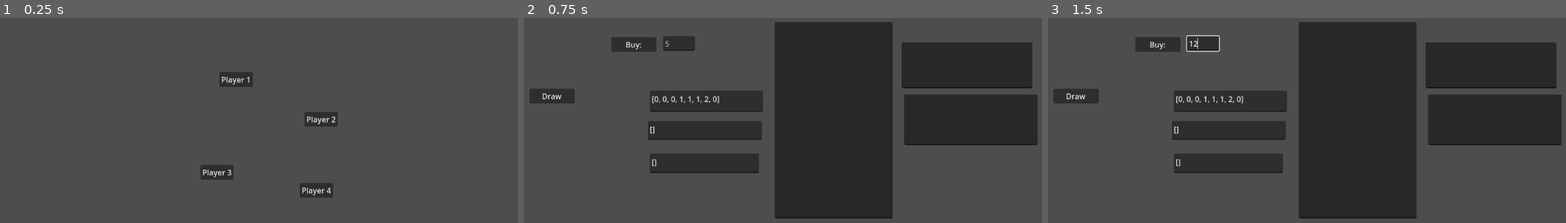
Above: before the commit, frames 1-3 (left to right).
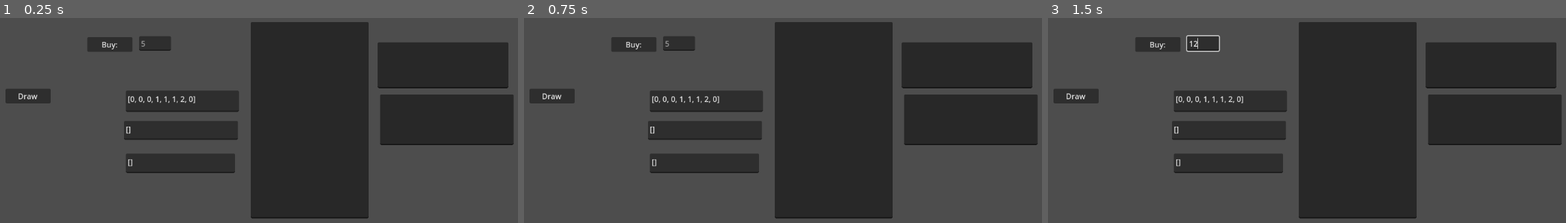
Above: after the commit, the same moments.

Repository: AdminL3/El-Dorado-Assistent
Game: Godot game, scene res://scenes/game.tscn
The game is run twice, just before and just after one commit, with the same random seed, the same clock (stepped at 60 frames per second) and the same inputs.
Inputs (mouse positions are in pixels of both pictures, inside the frame that each line leads up to):
- Up to frame 1 (0.25 s): no input
- Up to frame 2 (0.75 s): click (762, 79) at 0.5 s, where only the run before the commit has a clickable "Player 1"
- Up to frame 3 (1.5 s): click (1203, 42) at 1.27 s; type "12" at 1.35 s

The runs differ from the first frame. In frame 1, 41% of the frame differs, in the area x 1-100%, y 2-98%; in frame 2, nothing differs; in frame 3, nothing differs.

Commit message:
removed player selection
cuz no neeed

Diff:
--- a/scenes/game.tscn
+++ b/scenes/game.tscn
@@ -5,54 +5,7 @@
 [node name="Game" type="Node2D"]
 script = ExtResource("1_6hv34")
 
-[node name="IntroCAM" type="Camera2D" parent="."]
-position = Vector2(-1152, -648)
-anchor_mode = 0
-
-[node name="1" type="Button" parent="IntroCAM"]
-layout_direction = 1
-offset_left = 505.0
-offset_top = 214.0
-offset_right = 575.0
-offset_bottom = 245.0
-size_flags_horizontal = 4
-size_flags_vertical = 4
-text = "Player 1
-"
-
-[node name="2" type="Button" parent="IntroCAM"]
-layout_direction = 1
-offset_left = 684.0
-offset_top = 298.0
-offset_right = 754.0
-offset_bottom = 329.0
-size_flags_horizontal = 4
-size_flags_vertical = 4
-text = "Player 2
-"
-
-[node name="3" type="Button" parent="IntroCAM"]
-layout_direction = 1
-offset_left = 465.0
-offset_top = 410.0
-offset_right = 535.0
-offset_bottom = 441.0
-size_flags_horizontal = 4
-size_flags_vertical = 4
-text = "Player 3
-"
-
-[node name="4" type="Button" parent="IntroCAM"]
-layout_direction = 1
-offset_left = 674.0
-offset_top = 448.0
-offset_right = 744.0
-offset_bottom = 479.0
-size_flags_horizontal = 4
-size_flags_vertical = 4
-text = "Player 4"
-
-[node name="PlayerCAM" type="Camera2D" parent="."]
+[node name="Camera" type="Camera2D" parent="."]
 anchor_mode = 0
 enabled = false
 
@@ -116,9 +69,5 @@
 offset_right = 538.0
 offset_bottom = 427.0
 
-[connection signal="pressed" from="IntroCAM/1" to="." method="joinas1"]
-[connection signal="pressed" from="IntroCAM/2" to="." method="joinas2"]
-[connection signal="pressed" from="IntroCAM/3" to="." method="joinas3"]
-[connection signal="pressed" from="IntroCAM/4" to="." method="joinas4"]
 [connection signal="pressed" from="Buy" to="." method="_on_buycard_0_pressed"]
 [connection signal="pressed" from="Draw" to="." method="draw"]
--- a/scripts/manager.gd
+++ b/scripts/manager.gd
@@ -1,7 +1,5 @@
 extends Node
 
-var playerselected
-var ishost = false
 
 var startcards = []
 var cards = {
@@ -61,8 +59,6 @@
 
 
 
-@onready var intro_cam = $IntroCAM
-@onready var player_cam = $PlayerCAM
 
 
 @onready var newbox = $New
@@ -232,33 +228,18 @@
 func _ready():
 	if OS.has_feature("dedicated_server"):
 		print("Starting dedicated server...")
-		ishost = true
 		become_host()
 		setstore()
 	else:
 		print("Starting client side...")
 		become_client()
 
-func joinas1():
-	loadscene(0)
-
-func joinas2():
-	loadscene(1)
-
-func joinas3():
-	loadscene(2)
-
-func joinas4():
-	loadscene(3)
-
-func loadscene(player):
-	intro_cam.enabled = false
-	playerselected = player
-	register_player()
-	print("Player " + str(playerselected) + " joined room")
+
+
+
+
 
 var peer = ENetMultiplayerPeer.new()
-
 
 
 func become_host():
@@ -279,6 +260,7 @@
 	peer.create_client("localhost", 8080)
 	multiplayer.multiplayer_peer = peer
 	multiplayer.peer_connected.connect(_on_connected)
+	register_player()
 
 func _on_connected(id):
 	if id == multiplayer.get_unique_id():
